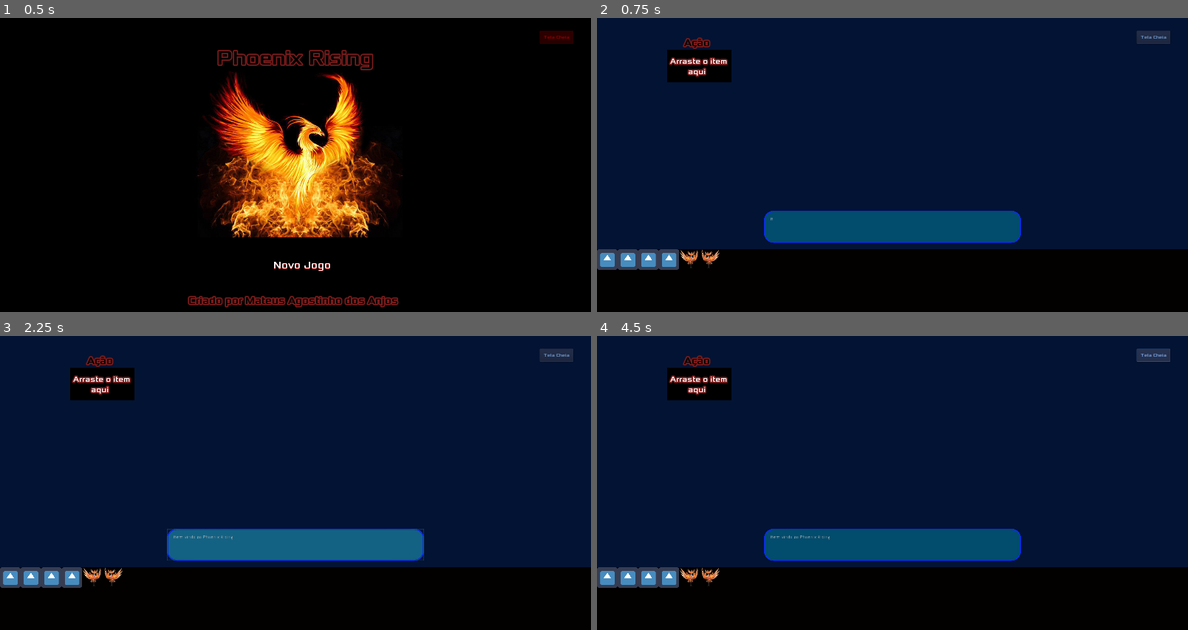
Above: before the commit, frames 1-4 (two rows, left to right).
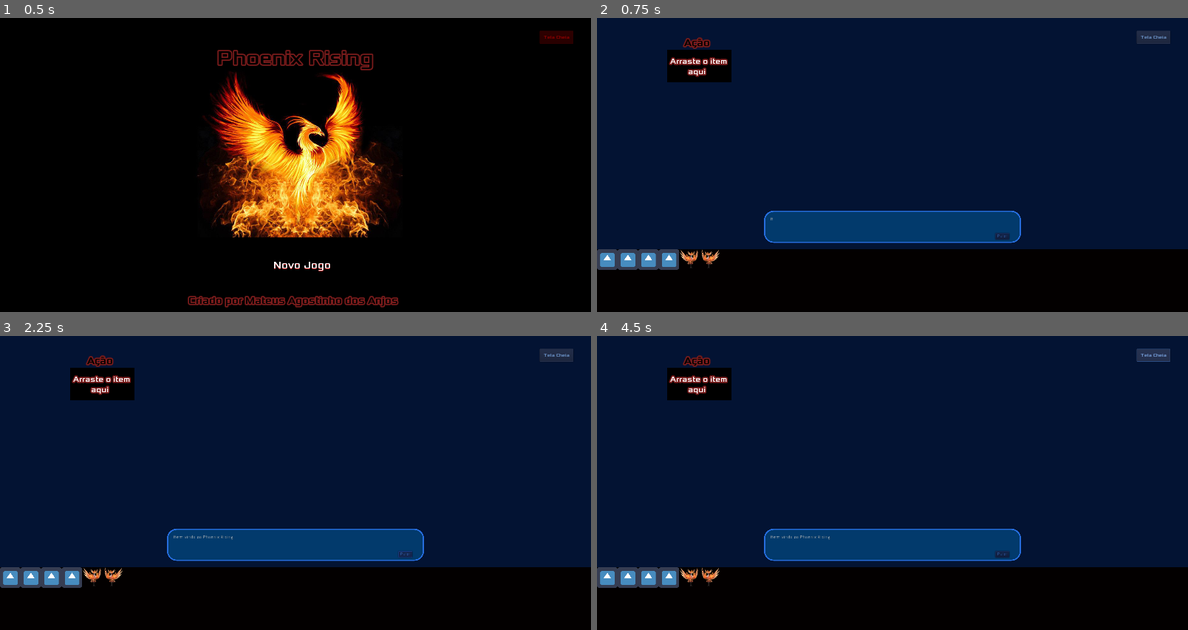
Above: after the commit, the same moments.

Repository: MateusdosAnjos/MAC0499
Game: Godot game, scene res://TelaInicial/TitleScreen.tscn
Same seed, same stepped clock (60 frames per second), same inputs: the game is played once before the commit and once after it.
Inputs (mouse positions are in pixels of both pictures, inside the frame that each line leads up to):
- Up to frame 1 (0.5 s): no input
- Up to frame 2 (0.75 s): click "Novo Jogo" at 0.5 s
- Up to frame 3 (2.25 s): click (295, 544) at 1.25 s, where only the run before the commit has a clickable "Bem vindo ao Phoenix Rising."; click (407, 553) at 2 s, where only the run after the commit has a clickable "Pular"
- Up to frame 4 (4.5 s): click "Novo Jogo" at 2.75 s; click "Novo Jogo" at 3.5 s; click "Tela Cheia" at 4.25 s

Frame 1 is identical in both runs. In frame 2, 0.4% of the frame differs, in the area x 28-72%, y 65-77%; in frame 3, 4.7%; in frame 4, 0.4%.

Commit message:
Melhorado modo de pular o tutorial

Diff:
--- a/Phoenix Rising/Tutorial/DialogBox.gd
+++ b/Phoenix Rising/Tutorial/DialogBox.gd
@@ -18,7 +18,7 @@
 func _on_Timer_timeout():
     set_visible_characters(get_visible_characters()+1)
 
-func _on_DialogBox_pressed():
+func _on_Skip_pressed():
         if get_visible_characters() > get_total_character_count():
             if page < dialog.size()-1:
                 page += 1
--- a/Phoenix Rising/Tutorial/DialogBox.tscn
+++ b/Phoenix Rising/Tutorial/DialogBox.tscn
@@ -1,51 +1,25 @@
-[gd_scene load_steps=5 format=2]
+[gd_scene load_steps=3 format=2]
 
 [ext_resource path="res://Tutorial/DialogBox.gd" type="Script" id=1]
 
-[sub_resource type="StyleBoxFlat" id=1]
-bg_color = Color( 0.0745098, 0.384314, 0.517647, 1 )
+[sub_resource type="StyleBoxFlat" id=2]
+bg_color = Color( 0.00784314, 0.227451, 0.423529, 1 )
 border_width_left = 4
 border_width_top = 4
 border_width_right = 4
 border_width_bottom = 4
-border_color = Color( 0.0352941, 0.184314, 0.862745, 1 )
+border_color = Color( 0.14902, 0.427451, 0.866667, 1 )
 corner_radius_top_left = 30
 corner_radius_top_right = 30
 corner_radius_bottom_right = 30
 corner_radius_bottom_left = 30
 
-[sub_resource type="StyleBoxFlat" id=2]
-bg_color = Color( 0, 0.258824, 0.372549, 1 )
-border_width_left = 4
-border_width_top = 4
-border_width_right = 4
-border_width_bottom = 4
-border_color = Color( 0.0352941, 0.184314, 0.862745, 1 )
-corner_radius_top_left = 30
-corner_radius_top_right = 30
-corner_radius_bottom_right = 30
-corner_radius_bottom_left = 30
-
-[sub_resource type="StyleBoxFlat" id=3]
-bg_color = Color( 0.00784314, 0.298039, 0.427451, 1 )
-border_width_left = 4
-border_width_top = 4
-border_width_right = 4
-border_width_bottom = 4
-border_color = Color( 0.0352941, 0.184314, 0.862745, 1 )
-corner_radius_top_left = 30
-corner_radius_top_right = 30
-corner_radius_bottom_right = 30
-corner_radius_bottom_left = 30
-
-[node name="DialogBox" type="Button"]
+[node name="DialogBox" type="Panel"]
 margin_left = 520.0
 margin_top = 600.0
 margin_right = 1320.0
 margin_bottom = 700.0
-custom_styles/hover = SubResource( 1 )
-custom_styles/pressed = SubResource( 2 )
-custom_styles/normal = SubResource( 3 )
+custom_styles/panel = SubResource( 2 )
 
 [node name="RichTextLabel" type="RichTextLabel" parent="."]
 margin_left = 20.0
@@ -58,5 +32,13 @@
 [node name="Timer" type="Timer" parent="."]
 wait_time = 0.1
 autostart = true
-[connection signal="pressed" from="." to="RichTextLabel" method="_on_DialogBox_pressed"]
+
+[node name="Skip" type="Button" parent="."]
+modulate = Color( 0.286275, 0.560784, 0.992157, 1 )
+margin_left = 720.0
+margin_top = 70.0
+margin_right = 764.0
+margin_bottom = 90.0
+text = "Pular"
 [connection signal="timeout" from="Timer" to="RichTextLabel" method="_on_Timer_timeout"]
+[connection signal="pressed" from="Skip" to="RichTextLabel" method="_on_Skip_pressed"]
